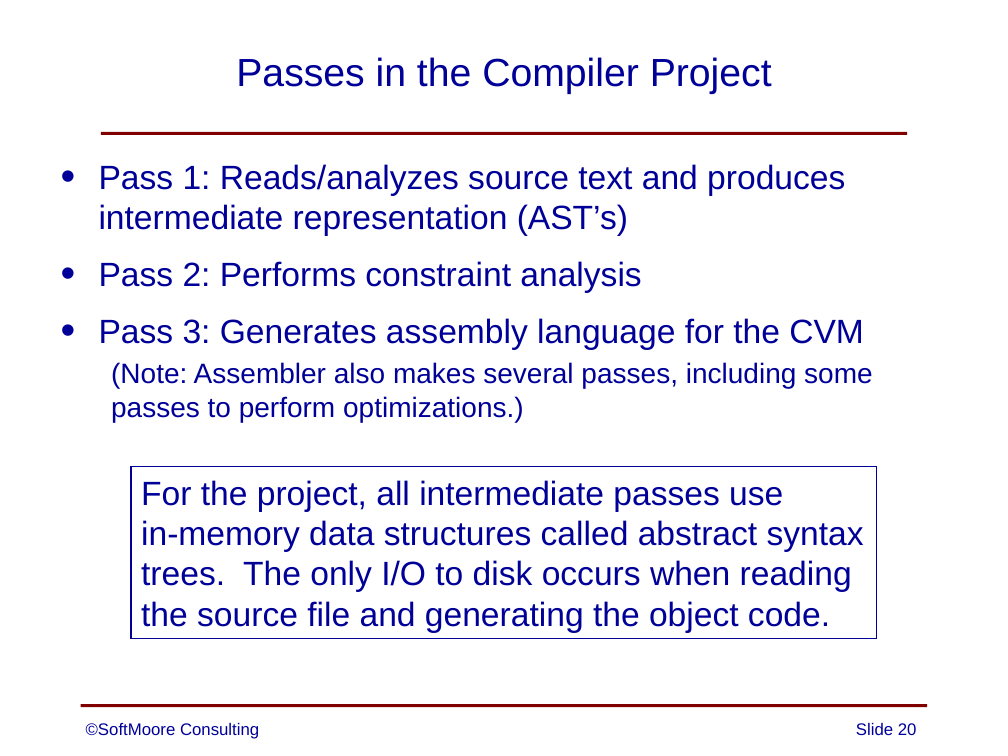
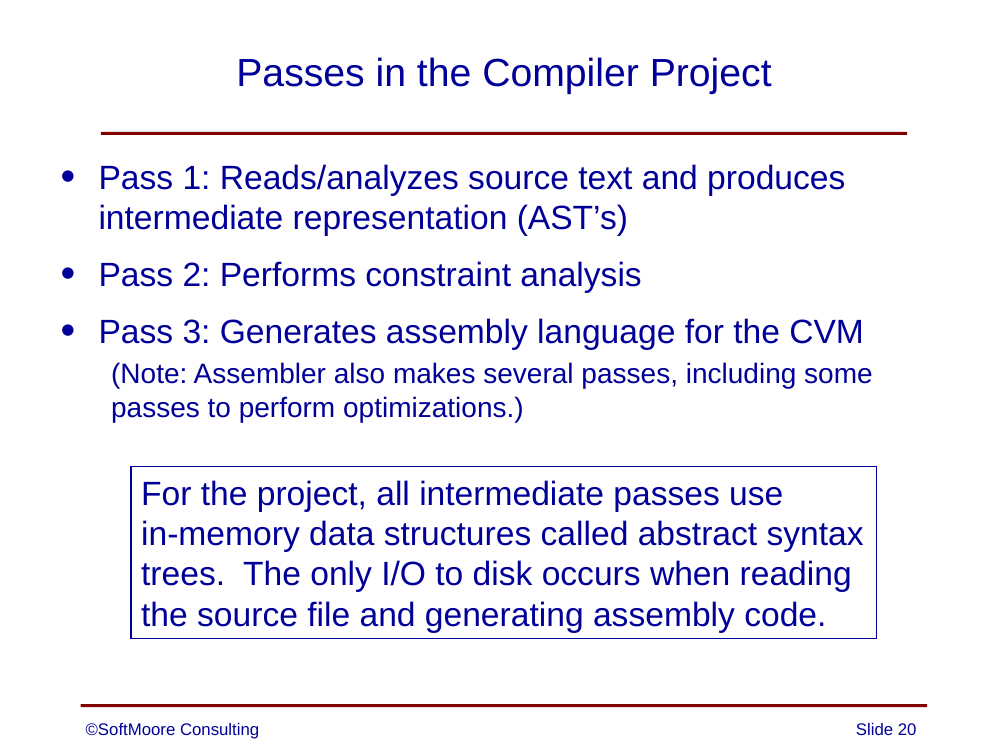
Before and after one commit to SoftMoore/CPRL-Kt-2nd, a slide deck: slide 20 of PowerPoints/02 - Structure of Compilers.pptx. Drawn at 1008x756 pixels with LibreOffice and Linux fonts; fonts in the diff are those of the drawing. Boxes give left, top, right and bottom in pixels: in the first picture for what was removed or moved away, otherwise in the second. Text is boxed around its words. In the diff, an @@ line names an element or a change of style, - is before the commit and + after.

```diff
--- a/PowerPoints/02 - Structure of Compilers.pptx
+++ b/PowerPoints/02 - Structure of Compilers.pptx
@@ text in rectangle at (x1=141, y1=520, x2=864, y2=633): text changed @@
-in-memory data structures called abstract syntax trees. The only I/O to disk occurs when reading the source file and generating the object code.
+in-memory data structures called abstract syntax trees. The only I/O to disk occurs when reading the source file and generating assembly code.
```
Also in this commit, not shown: 4 other slides changed, 1 other file.
